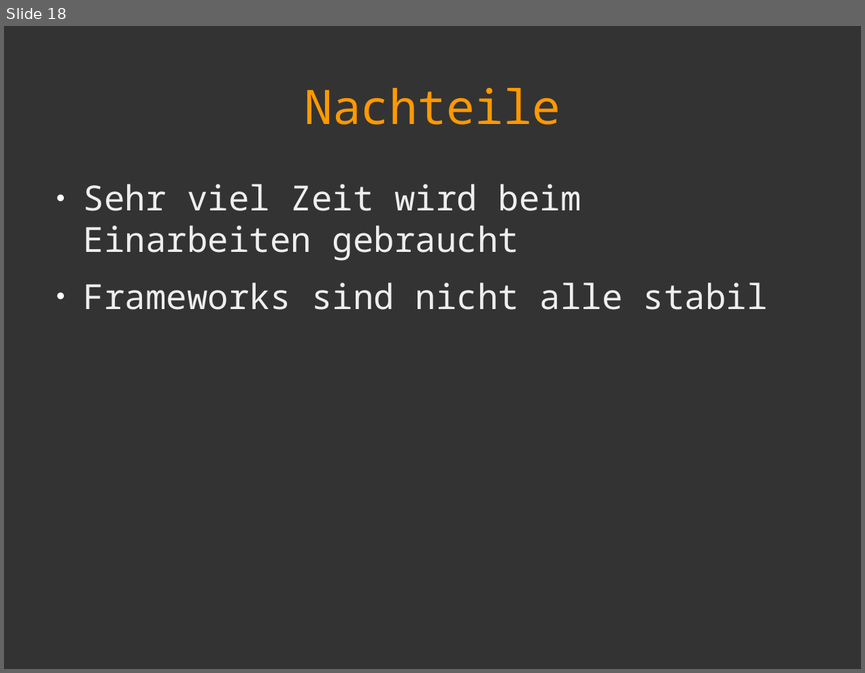
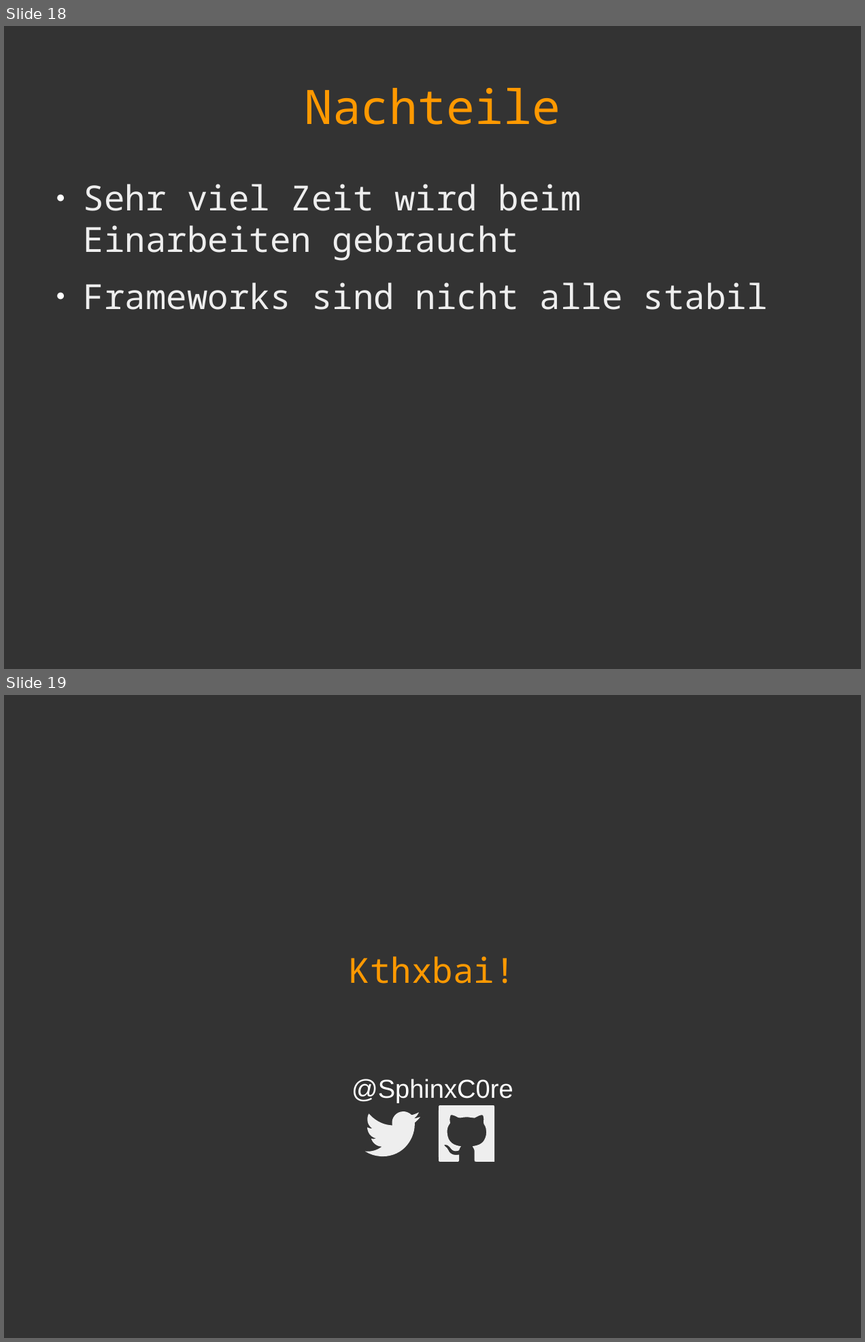
Before and after one commit to sphinxc0re/Web-Development-mit-Rust, a slide deck: slides.odp. Shown one above the other, each under a label of ours: slide 18 before the commit, slides 18 and 19 after it. The pictures are 865x673 and 865x1342 pixels, drawn with LibreOffice and Linux fonts; fonts in the diff are those of the drawing. Boxes give left, top, right and bottom in pixels: in the first picture for what was removed or moved away, otherwise in the second. Text is boxed around its words. In the diff, an @@ line names an element or a change of style, - is before the commit and + after.

```diff
--- a/slides.odp
+++ b/slides.odp
@@ slide 19 added at <box>4,695,861,1338</box>, background #333333 @@
@@ subtitle added at <box>349,956,515,983</box>, 32 pt, text #FF9900 @@
+Kthxbai!
@@ text added at <box>351,1079,513,1103</box>, 24 pt, text #FFFFFF @@
+@SphinxC0re
@@ freeform shape added at <box>366,1111,421,1156</box>, fill #EEEEEE @@
@@ freeform shape added at <box>439,1106,494,1162</box>, fill #EEEEEE @@
```
Also in this commit, not shown: 2 slides changed, 1 slide removed.
